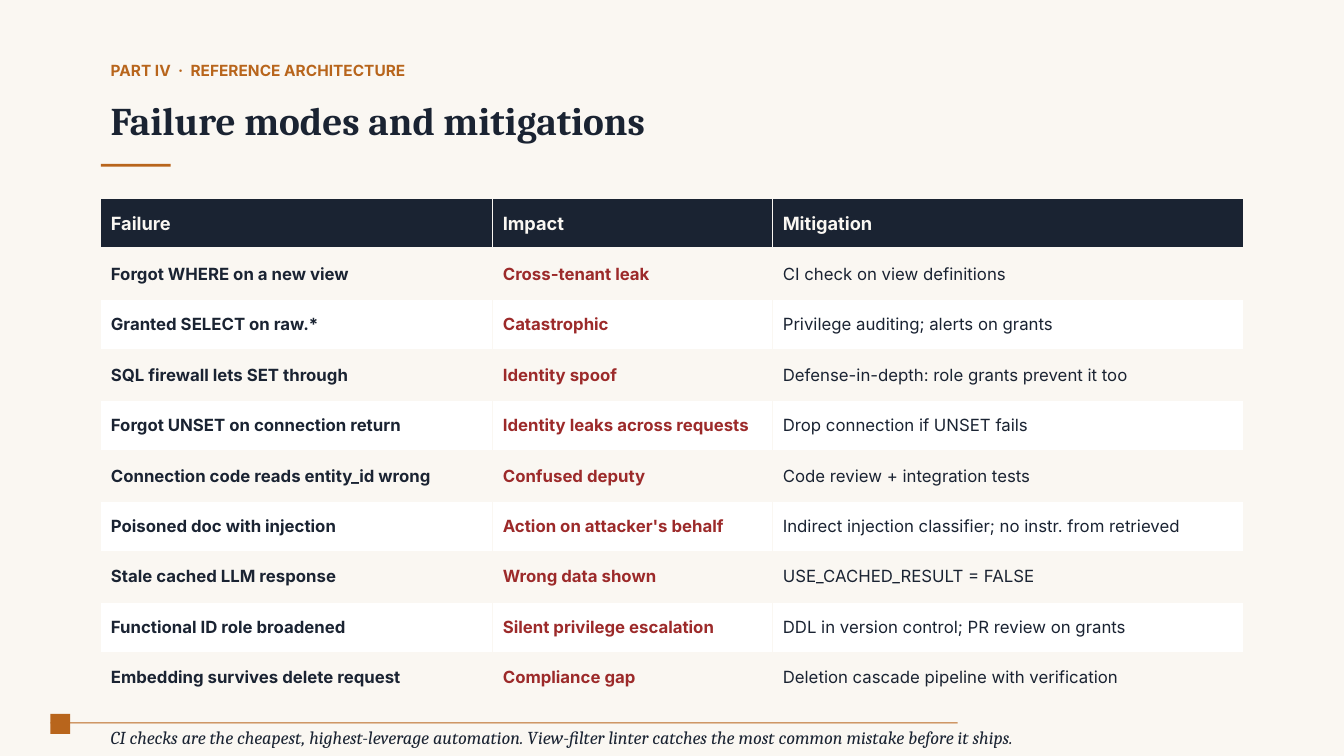
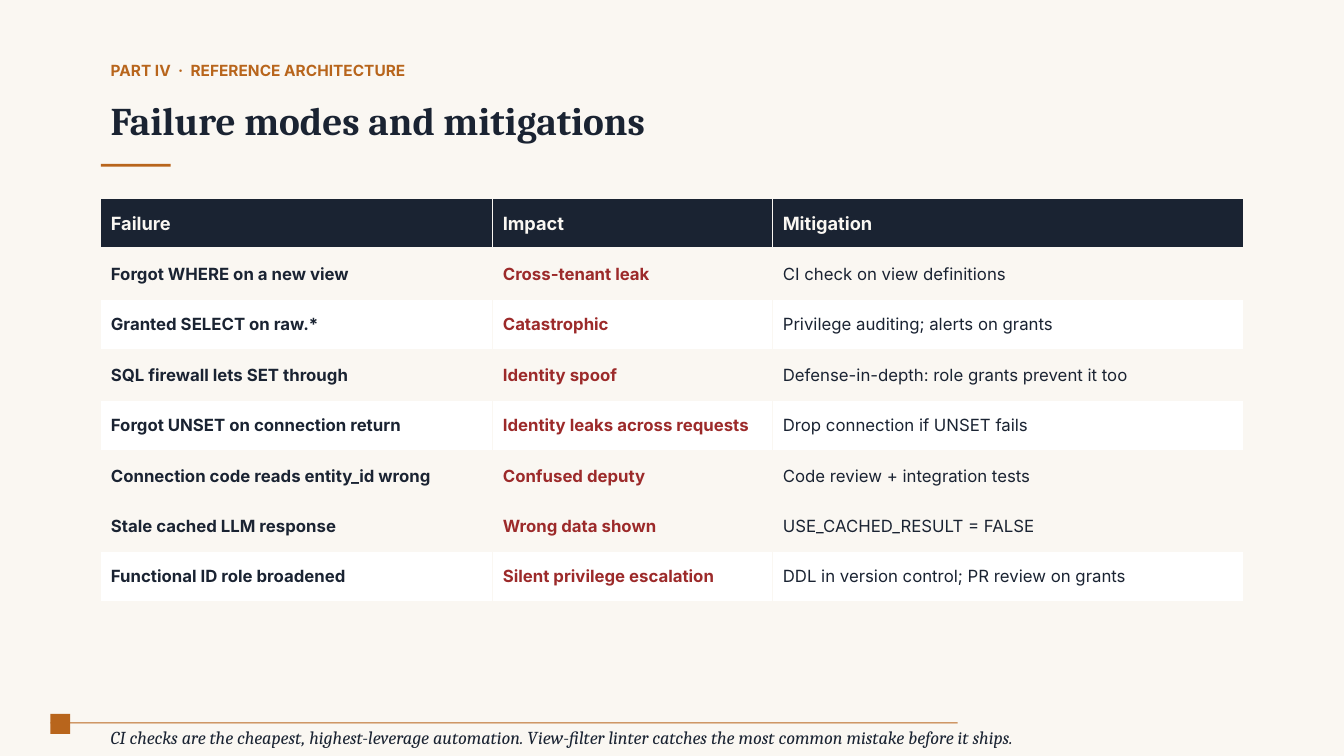
Before and after one commit to srsubramanian/AgentHub-Starter, a slide deck: slide 23 of Claude-by-Anthropic-for-PowerPoint.pptx (slide 28 before the commit). Drawn at 1344x756 pixels with LibreOffice and Linux fonts; fonts in the diff are those of the drawing. Boxes give left, top, right and bottom in pixels: in the first picture for what was removed or moved away, otherwise in the second. Text is boxed around its words. In the diff, an @@ line names an element or a change of style, - is before the commit and + after.

```diff
--- a/Claude-by-Anthropic-for-PowerPoint.pptx
+++ b/Claude-by-Anthropic-for-PowerPoint.pptx
@@ table at (101, 199, 1244, 602) @@
-row 7: Poisoned doc with injection | Action on attacker's behalf | Indirect injection classifier; no instr. from retrieved
-row 10: Embedding survives delete request | Compliance gap | Deletion cascade pipeline with verification
```
Also in this commit, not shown: 9 other slides changed, 10 slides removed, 2 other files.
